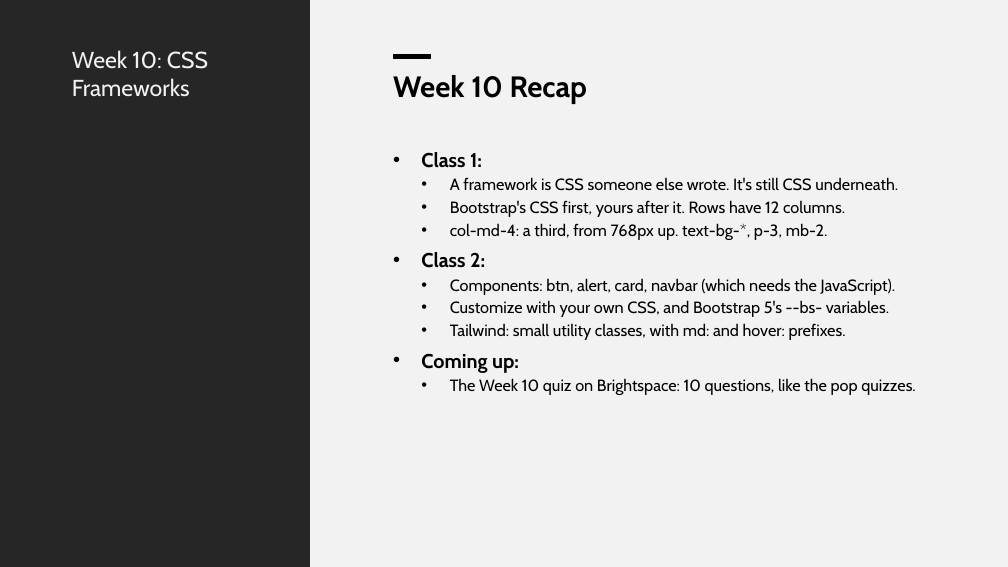
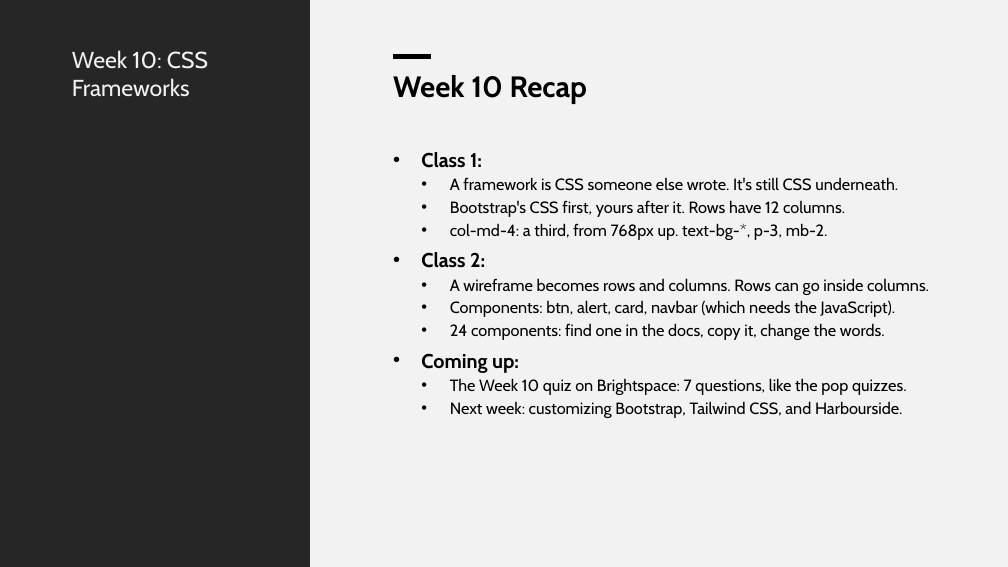
Before and after one commit to x97gfq/WEBD1000_Fall2026, a slide deck: slide 59 of 10_CSS_Frameworks/CSS_Frameworks_Bootstrap.pptx (slide 70 before the commit). Drawn at 1008x567 pixels with LibreOffice and Linux fonts; fonts in the diff are those of the drawing. Boxes give left, top, right and bottom in pixels: in the first picture for what was removed or moved away, otherwise in the second. Text is boxed around its words. In the diff, an @@ line names an element or a change of style, - is before the commit and + after.

```diff
--- a/10_CSS_Frameworks/CSS_Frameworks_Bootstrap.pptx
+++ b/10_CSS_Frameworks/CSS_Frameworks_Bootstrap.pptx
@@ text at (450, 278, 929, 295): paragraph added @@
+  • A wireframe becomes rows and columns. Rows can go inside columns.
@@ text at (450, 323, 885, 340): text changed @@
-  • Customize with your own CSS, and Bootstrap 5's --bs- variables.
-  • Tailwind: small utility classes, with md: and hover: prefixes.
+  • 24 components: find one in the docs, copy it, change the words.
@@ text at (450, 378, 907, 418): text changed @@
-  • The Week 10 quiz on Brightspace: 10 questions, like the pop quizzes.
+  • The Week 10 quiz on Brightspace: 7 questions, like the pop quizzes.
+  • Next week: customizing Bootstrap, Tailwind CSS, and Harbourside.
```
Also in this commit, not shown: 7 other slides changed, 8 slides added, 19 slides removed, 30 other files.
